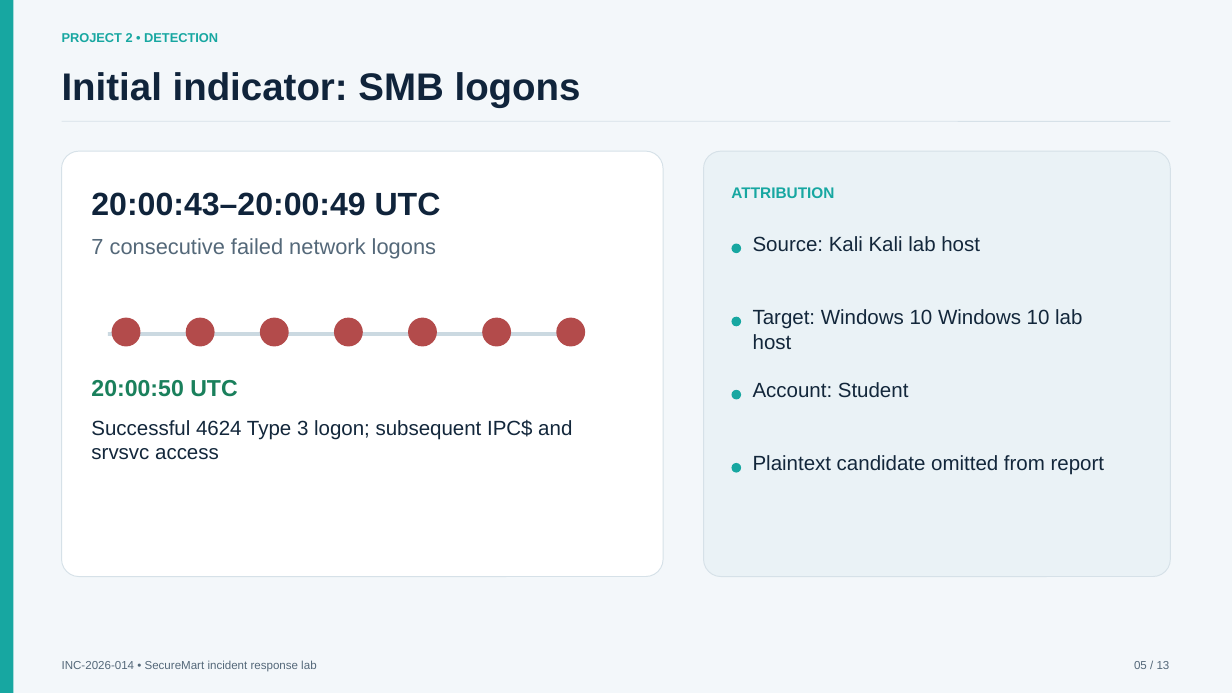
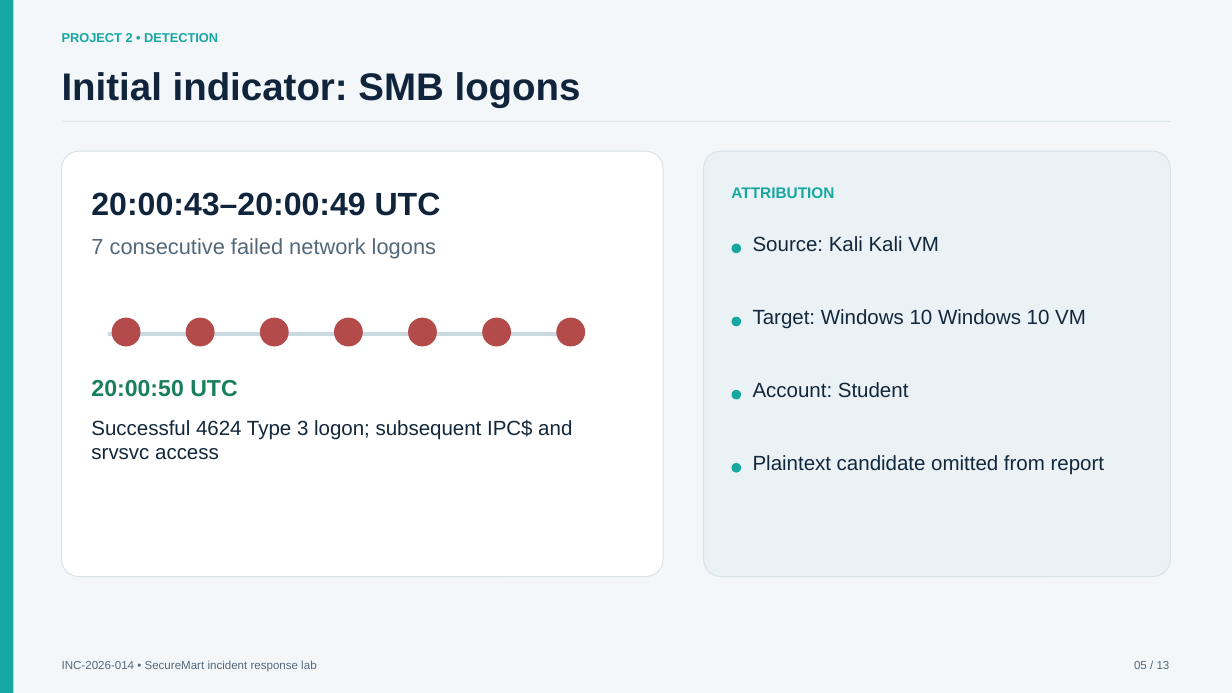
Before and after one commit to CyberBoy50/Cyber-Project-IR-Portfolio, a slide deck: slide 5 of presentation/CEH_IR_Briefing_Public.pptx. Drawn at 1232x693 pixels with LibreOffice and Linux fonts; fonts in the diff are those of the drawing. Boxes give left, top, right and bottom in pixels: in the first picture for what was removed or moved away, otherwise in the second. Text is boxed around its words. In the diff, an @@ line names an element or a change of style, - is before the commit and + after.

```diff
--- a/presentation/CEH_IR_Briefing_Public.pptx
+++ b/presentation/CEH_IR_Briefing_Public.pptx
@@ text at (x1=753, y1=236, x2=939, y2=252): text changed @@
-Source: Kali Kali lab host
+Source: Kali Kali VM
@@ text at (x1=753, y1=309, x2=1086, y2=329): text changed @@
-Target: Windows 10 Windows 10 lab host
+Target: Windows 10 Windows 10 VM
```
Also in this commit, not shown: 5 other slides changed.
